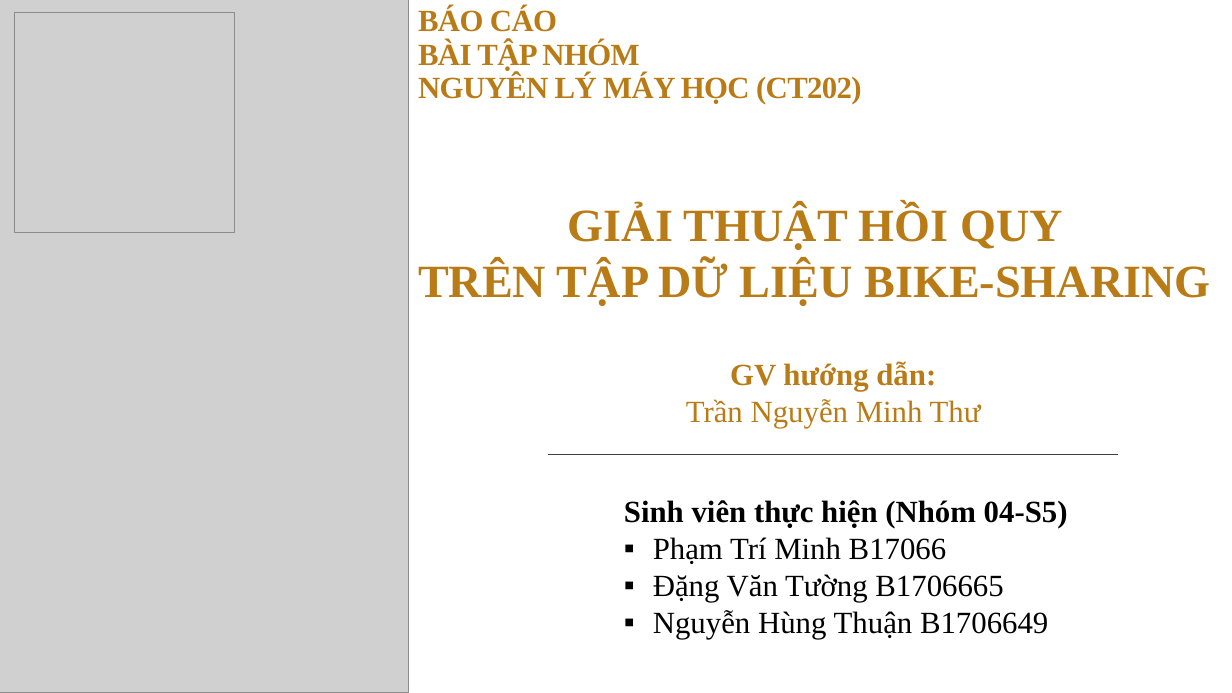
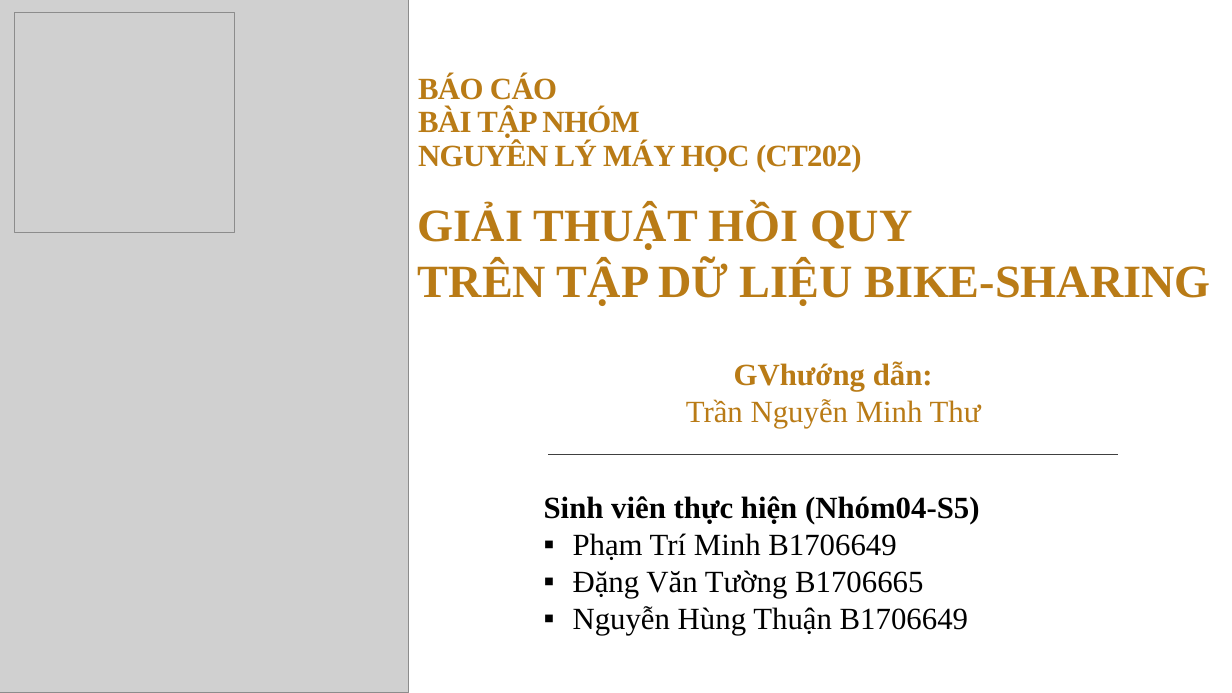
Before and after one commit to yllaw99/bike-sharing-predication-VN, a slide deck: slide 1 of btn-baocao.pptx. Drawn at 1232x693 pixels with LibreOffice and Linux fonts; fonts in the diff are those of the drawing; grey boxes stand for pictures. Boxes give left, top, right and bottom in pixels: in the first picture for what was removed or moved away, otherwise in the second. Text is boxed around its words. In the diff, an @@ line names an element or a change of style, - is before the commit and + after.

Commit message:
Add files via upload
đã upload

```diff
--- a/btn-baocao.pptx
+++ b/btn-baocao.pptx
@@ title "BÁO CÁO BÀI TẬP NHÓM ...": place and size @@
-title "BÁO CÁO BÀI TẬP NHÓM ..." at (418, 7, 862, 104)
+title "BÁO CÁO BÀI TẬP NHÓM ..." at (418, 75, 862, 172)
@@ text "GIẢI THUẬT HỒI QUY TRÊN ..." at (418, 205, 1210, 306): alignment centre to left @@
@@ text at (734, 362, 933, 392): spaces changed @@
-GV hướng dẫn:
+GVhướng dẫn:
@@ text "Sinh viên thực hiện (Nhóm04-S5)": place and size @@
-text "Sinh viên thực hiện (Nhóm04-S5)" at (624, 500, 1068, 639)
+text "Sinh viên thực hiện (Nhóm04-S5)" at (544, 496, 980, 635)
@@ text at (544, 496, 980, 560): text changed @@
-Sinh viên thực hiện (Nhóm 04-S5)
-▪ Phạm Trí Minh B17066
+Sinh viên thực hiện (Nhóm04-S5)
+▪ Phạm Trí Minh B1706649
```
Also in this commit, not shown: 4 other slides changed, 2 slides added, 2 slides removed.
